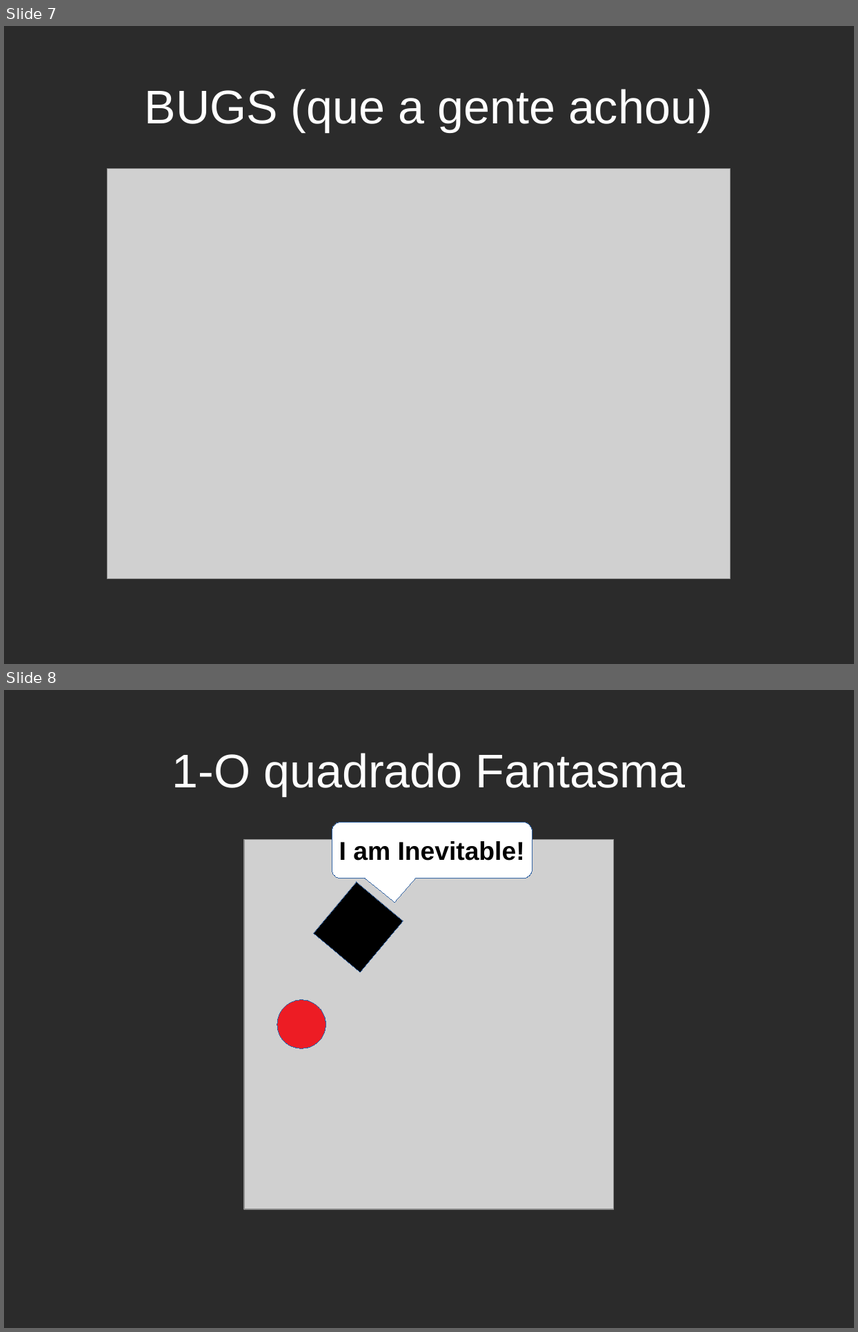
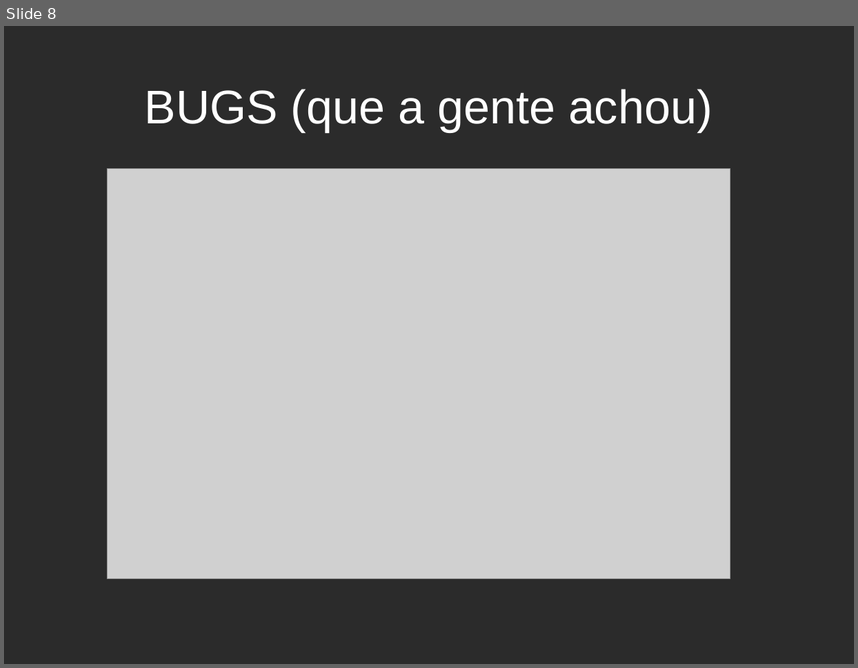
Before and after one commit to Vinicius-Soares/breakoutpy, a slide deck: slide_breakout.odp. Shown one above the other, each under a label of ours: slides 7 and 8 before the commit, slide 8 after it. The pictures are 858x1332 and 858x668 pixels, drawn with LibreOffice and Linux fonts; fonts in the diff are those of the drawing; grey boxes stand for pictures; background and template pictures are left out; a plain dark background stands for a picture behind light text. Boxes give left, top, right and bottom in pixels: in the first picture for what was removed or moved away, otherwise in the second. Text is boxed around its words. In the diff, an @@ line names an element or a change of style, - is before the commit and + after.

```diff
--- a/slide_breakout.odp
+++ b/slide_breakout.odp
@@ slide 8 removed at bbox=[4, 690, 854, 1328], background picture (left out) @@
@@ title removed at bbox=[172, 753, 685, 796] @@
-1-O quadrado Fantasma
@@ rounded speech box removed at bbox=[332, 822, 533, 878] @@
-I am Inevitable!
@@ picture removed at bbox=[244, 839, 613, 1208] @@
@@ rectangle removed at bbox=[314, 882, 404, 972] @@
@@ ellipse removed at bbox=[277, 1000, 326, 1049] @@
@@ what was slide 7 is now slide 8 @@
```
Also in this commit, not shown: 2 slides changed, 1 slide added, 1 other file.
